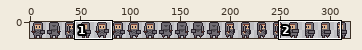
A sprite sheet gets an edit: assets/player.png. Above, an overview of the earlier version with the close-up marked.
Close-up. The starting point:
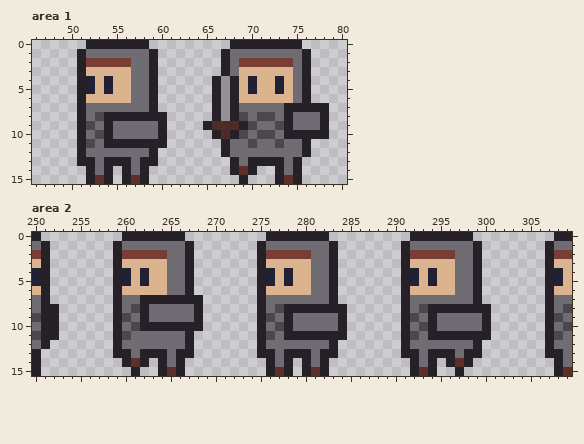
The file is 320x16 pixels. Shown: area 1: x 46..80, y 0..15; area 2: x 250..309, y 0..15. The commit also changed other parts of the picture, which this record leaves out.
The same view after the edit:
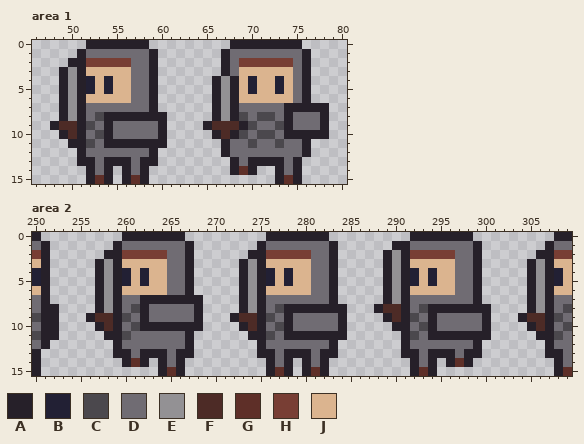
Palette (. is transparent): A #262029  B #222034  C #4b484d  D #706c73  E #939194  F #4d2b26  G #5e2f28  H #783e34  J #dbb48f
The edit:
--- area 1
@@ x 46..52 @@
  1 .....AD
- 2 .....AH
- 3 .....AJ
- 4 .....AB
- 5 .....AB
- 6 .....AJ
- 7 .....AD
- 8 .....AD
- 9 .....AC
-10 .....AD
-11 .....AC
+ 2 ....AAH
+ 3 ...AEAJ
+ 4 ...AEAB
+ 5 ...AEAB
+ 6 ...AEAJ
+ 7 ...AEAD
+ 8 ...AEAD
+ 9 ..AFFAC
+10 ...AFAD
+11 ....AAC
 12 .....AD
@@ x 67..71 @@
 14 .AGA.
-15 ..A..
+15 .....
--- area 2
@@ x 250..309 @@
  0 A.........AAAAAAA.........AAAAAAA.........AAAAAAA.........AA
- 1 DA.......ADDDDDDDA.......ADDDDDDDA.......ADDDDDDDA.......ADD
- 2 HA.......AHHHHHDDA.......AHHHHHDDA.......AHHHHHDDA.......AHH
- 3 JA.......AJJJJJDDA.......AJJJJJDDA.......AJJJJJDDA.......AJJ
- 4 BA.......ABJBJJDDA.......ABJBJJDDA.......ABJBJJDDA.......ABJ
- 5 BA.......ABJBJJDDA.......ABJBJJDDA.......ABJBJJDDA.......ABJ
- 6 JA.......AJJJJJDDA.......AJJJJJDDA.......AJJJJJDDA.......AJJ
- 7 DA.......ADDAAAAAAA......ADDDDDDDA.......ADDDDDDDA.......ADD
- 8 DAA......ADCADDDDDA......ADCAAAAAAA......ADCAAAAAAA......ADC
- 9 CAA......ACDADDDDDA......ACDADDDDDA......ACDADDDDDA......ACD
-10 DAA......ADCAAAAAAA......ADCADDDDDA......ADCADDDDDA......ADC
-11 CAA......ACDDDDDDA.......ACDAAAAAAA......ACDAAAAAAA......ACD
+ 1 DA.......ADDDDDDDA.......ADDDDDDDA......AADDDDDDDA.......ADD
+ 2 HA......AAHHHHHDDA......AAHHHHHDDA.....AEAHHHHHDDA......AAHH
+ 3 JA.....AEAJJJJJDDA.....AEAJJJJJDDA.....AEAJJJJJDDA.....AEAJJ
+ 4 BA.....AEABJBJJDDA.....AEABJBJJDDA.....AEABJBJJDDA.....AEABJ
+ 5 BA.....AEABJBJJDDA.....AEABJBJJDDA.....AEABJBJJDDA.....AEABJ
+ 6 JA.....AEAJJJJJDDA.....AEAJJJJJDDA.....AEAJJJJJDDA.....AEAJJ
+ 7 DA.....AEADDAAAAAAA....AEADDDDDDDA.....AEADDDDDDDA.....AEADD
+ 8 DAA....AEADCADDDDDA....AEADCAAAAAAA...AFFADCAAAAAAA....AEADC
+ 9 CAA...AFFACDADDDDDA...AFFACDADDDDDA....AFACDADDDDDA...AFFACD
+10 DAA....AFADCAAAAAAA....AFADCADDDDDA.....AADCADDDDDA....AFADC
+11 CAA.....AACDDDDDDA......AACDAAAAAAA......ACDAAAAAAA.....AACD
 12 DA.......ADDDDDDDA.......ADDDDDDDA.......ADDDDDDDA.......ADD
@@ x 259..299 @@
 14 .AGA.ADA.........ADA.ADA.........ADA.AGA.
-15 ..A..AGA.........AGA.AGA.........AGA..A..
+15 .....AGA.........AGA.AGA.........AGA.....
Pixel boxes of the changes (left, top, right, bottom) in both close-ups:
added: (50, 58, 77, 148)
erased: (239, 175, 248, 184)
added: (374, 241, 401, 331)
added: (86, 250, 113, 340)
added: (230, 250, 257, 340)
added: (518, 250, 545, 340)
erased: (131, 367, 140, 376)
erased: (455, 367, 464, 376)
